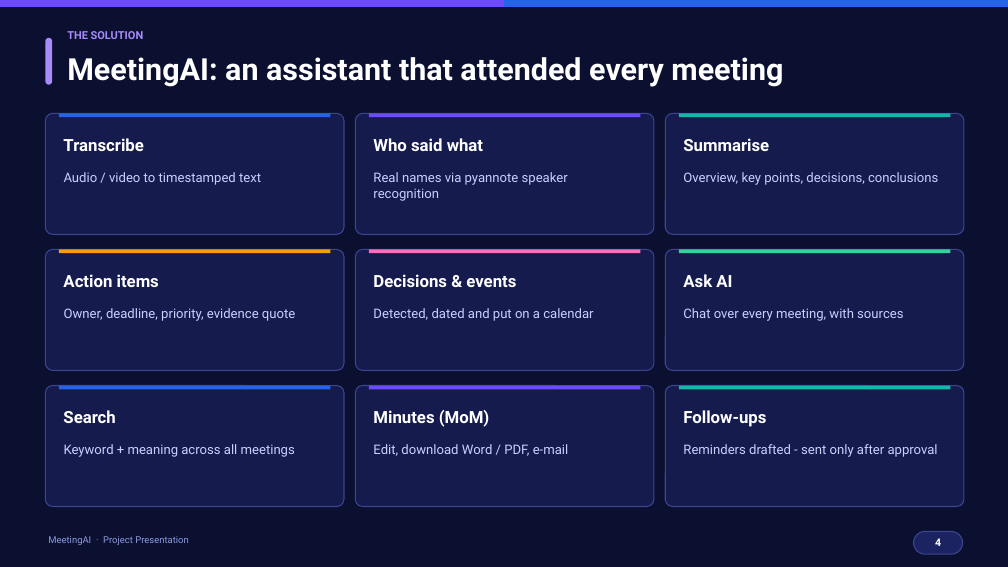
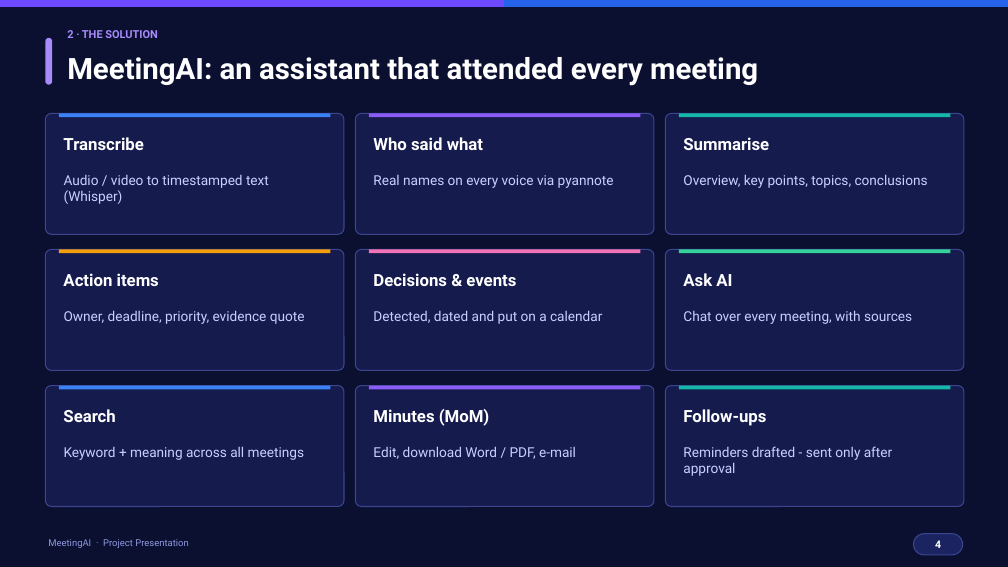
Before and after one commit to nidhitiwari23/Meeting-AI-, a slide deck: slide 4 of docs/MeetingAI_Presentation.pptx. Drawn at 1008x567 pixels with LibreOffice and Linux fonts; fonts in the diff are those of the drawing. Boxes give left, top, right and bottom in pixels: in the first picture for what was removed or moved away, otherwise in the second. Text is boxed around its words. In the diff, an @@ line names an element or a change of style, - is before the commit and + after.

```diff
--- a/docs/MeetingAI_Presentation.pptx
+++ b/docs/MeetingAI_Presentation.pptx
@@ text "MeetingAI: an assistant that attended ..." at bbox=[67, 57, 758, 86]: size 29 to 28 pt @@
@@ text at bbox=[67, 30, 158, 38]: text changed @@
-THE SOLUTION
+2 · THE SOLUTION
@@ rectangle at bbox=[59, 113, 330, 117]: fill #2563EB to #3B82F6 @@
@@ rectangle at bbox=[369, 113, 640, 117]: fill #6D4AFF to #8B5CF6 @@
@@ text at bbox=[64, 175, 269, 204]: text changed; size 12.5 to 13 pt @@
-Audio / video to timestamped text
+Audio / video to timestamped text (Whisper)
@@ text at bbox=[373, 175, 614, 188]: text changed; size 12.5 to 13 pt @@
-Real names via pyannote speaker recognition
+Real names on every voice via pyannote
@@ text at bbox=[683, 174, 928, 188]: text changed; size 12.5 to 13 pt @@
-Overview, key points, decisions, conclusions
+Overview, key points, topics, conclusions
@@ rectangle at bbox=[59, 386, 330, 389]: fill #2563EB to #3B82F6 @@
@@ rectangle at bbox=[369, 386, 640, 389]: fill #6D4AFF to #8B5CF6 @@
@@ proportions changed in 9 elements at bbox=[45, 113, 344, 234], bbox=[355, 113, 654, 234], bbox=[665, 113, 964, 234], bbox=[45, 250, 344, 371], bbox=[355, 250, 654, 371], bbox=[665, 250, 964, 371], bbox=[45, 386, 344, 507], bbox=[355, 386, 654, 507], bbox=[665, 386, 964, 507] @@
@@ size 12.5 to 13 pt in 6 elements at bbox=[64, 310, 305, 324], bbox=[373, 310, 602, 324], bbox=[683, 310, 912, 324], bbox=[64, 446, 304, 460], bbox=[373, 446, 576, 459], bbox=[683, 446, 892, 476] @@
```
Also in this commit, not shown: 12 other slides changed, 32 slides added, 14 slides removed, 1 other file.
